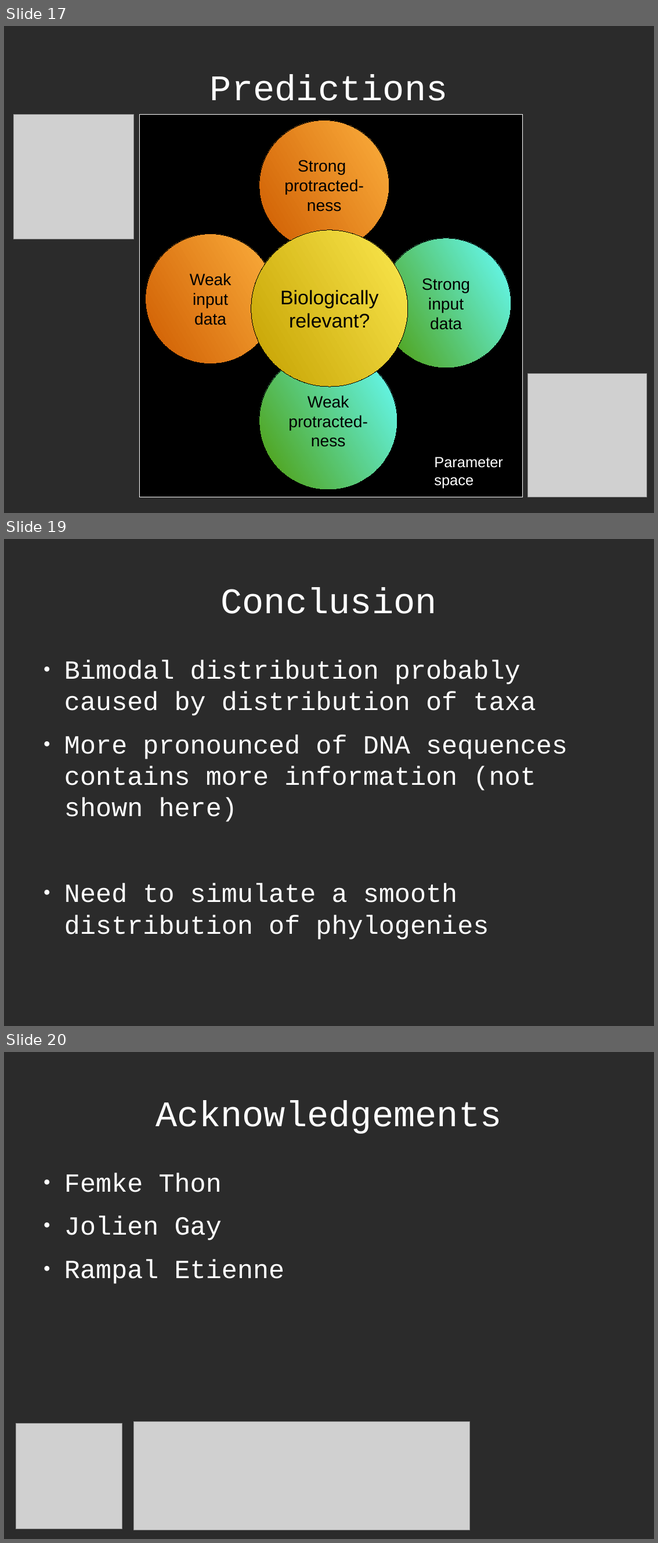
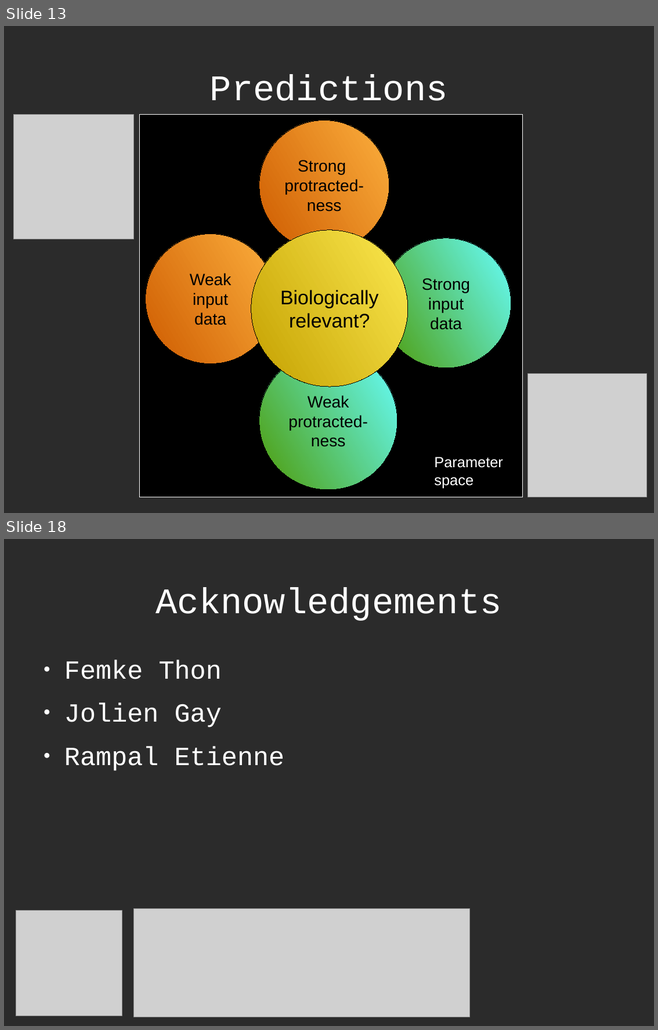
Before and after one commit to richelbilderbeek/Science, a slide deck: Bilderbeek20170213TresMeeting/20170213TresMeeting.odp. Shown one above the other, each under a label of ours: slides 17, 19 and 20 before the commit, slides 13 and 18 after it; the slides between them are not shown. The pictures are 658x1543 and 658x1030 pixels, drawn with LibreOffice and Linux fonts; fonts in the diff are those of the drawing; grey boxes stand for pictures; background and template pictures are left out; a plain dark background stands for a picture behind light text. Boxes give left, top, right and bottom in pixels: in the first picture for what was removed or moved away, otherwise in the second. Text is boxed around its words. In the diff, an @@ line names an element or a change of style, - is before the commit and + after.

```diff
--- a/Bilderbeek20170213TresMeeting/20170213TresMeeting.odp
+++ b/Bilderbeek20170213TresMeeting/20170213TresMeeting.odp
@@ slide 19 removed at box(4, 539, 654, 1026), background picture (left out) @@
@@ title removed at box(220, 588, 436, 614) @@
-Conclusion
@@ text removed at box(64, 660, 567, 940) @@
-● Bimodal distribution probably caused by distribution of taxa
-● More pronounced of DNA sequences contains more information (not shown here)
-● Need to simulate a smooth distribution of phylogenies
@@ what was slide 17 is now slide 13 @@
@@ what was slide 20 is now slide 18 @@
```
Also in this commit, not shown: 2 slides changed, 3 slides added, 3 other slides removed, 1 other file.
